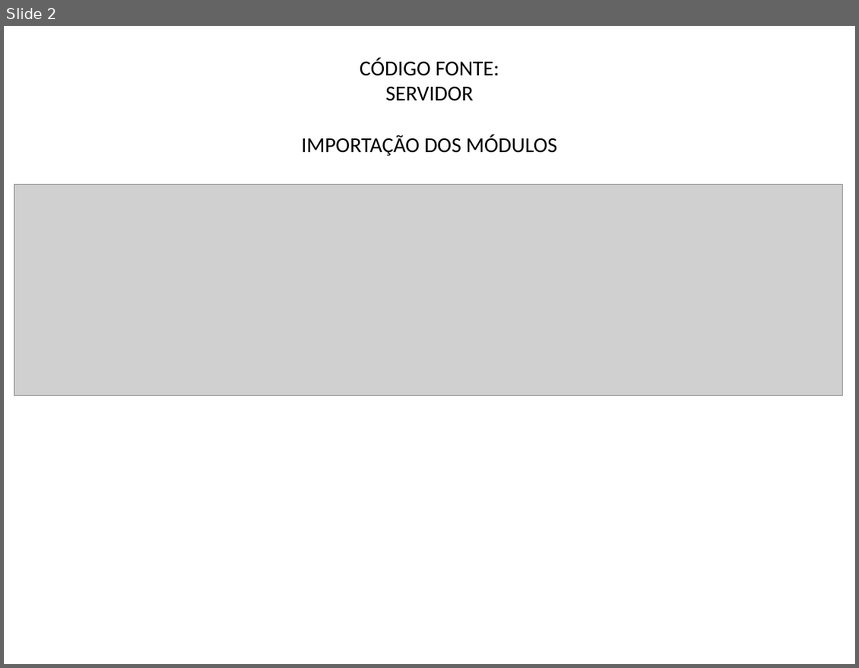
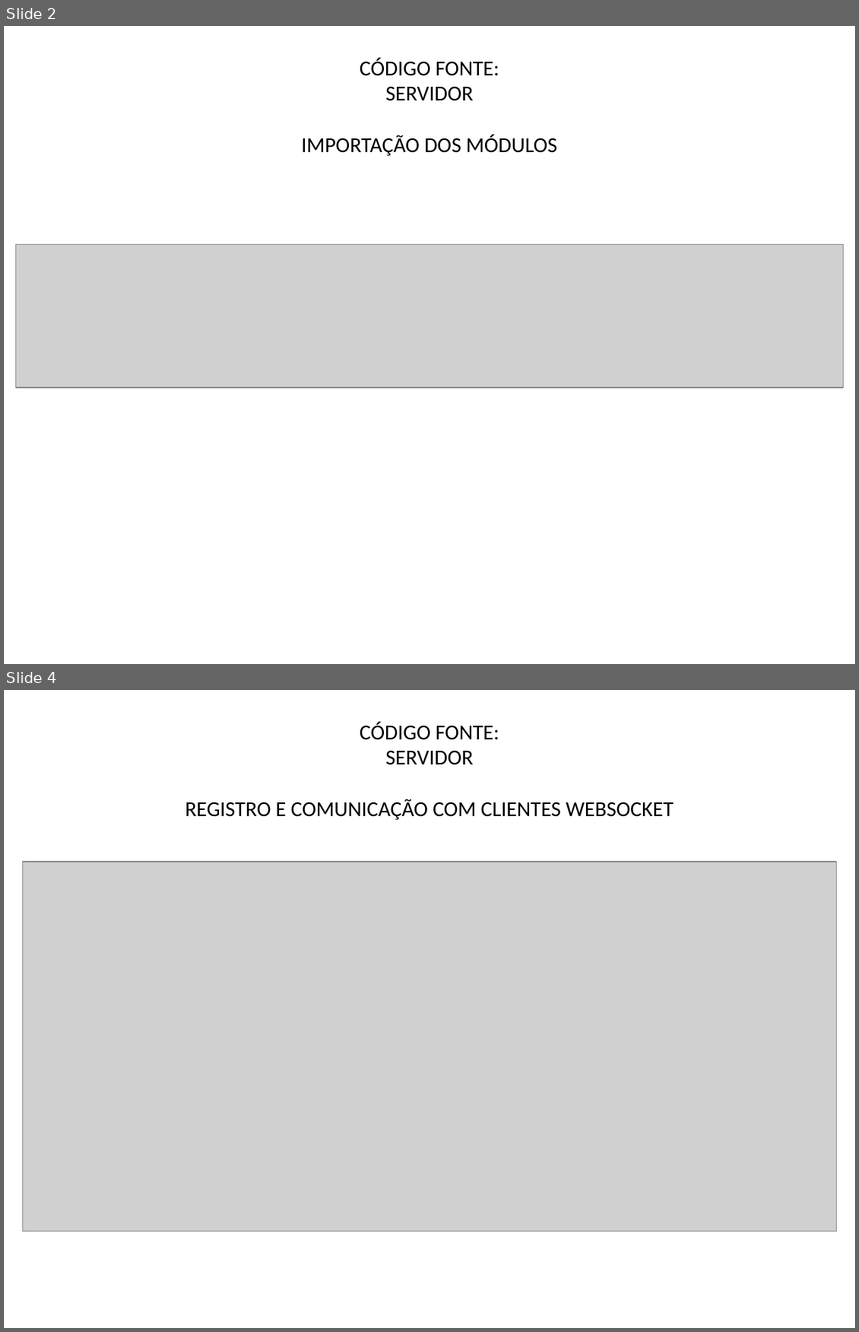
Before and after one commit to Wagner-Amadeus/DSD_websocket, a slide deck: WebSocket_Sis.Academico.pptx. Shown one above the other, each under a label of ours: slide 2 before the commit, slides 2 and 4 after it; the slides between them are not shown. The pictures are 859x668 and 859x1332 pixels, drawn with LibreOffice and Linux fonts; fonts in the diff are those of the drawing; grey boxes stand for pictures. Boxes give left, top, right and bottom in pixels: in the first picture for what was removed or moved away, otherwise in the second. Text is boxed around its words. In the diff, an @@ line names an element or a change of style, - is before the commit and + after.

```diff
--- a/WebSocket_Sis.Academico.pptx
+++ b/WebSocket_Sis.Academico.pptx
@@ slide 4 added at box(4, 690, 855, 1328), background #FFFFFF @@
@@ text added at box(185, 722, 674, 820), 18 pt, text #000000 @@
+CÓDIGO FONTE:
+SERVIDOR
+REGISTRO E COMUNICAÇÃO COM CLIENTES WEBSOCKET
@@ picture added at box(23, 862, 837, 1231) @@
@@ slide 2 changed as well @@
@@ picture: place and size @@
-picture at box(14, 184, 842, 396)
+picture at box(16, 245, 843, 388)
```
Also in this commit, not shown: 2 other slides changed, 6 other slides added, 2 other files.
